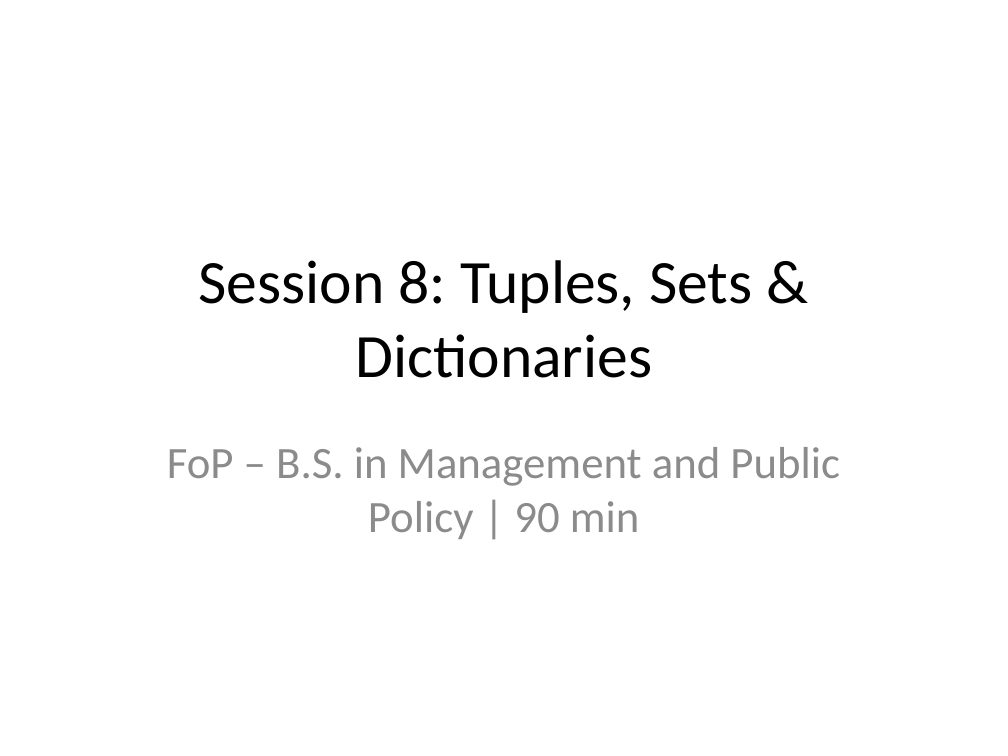
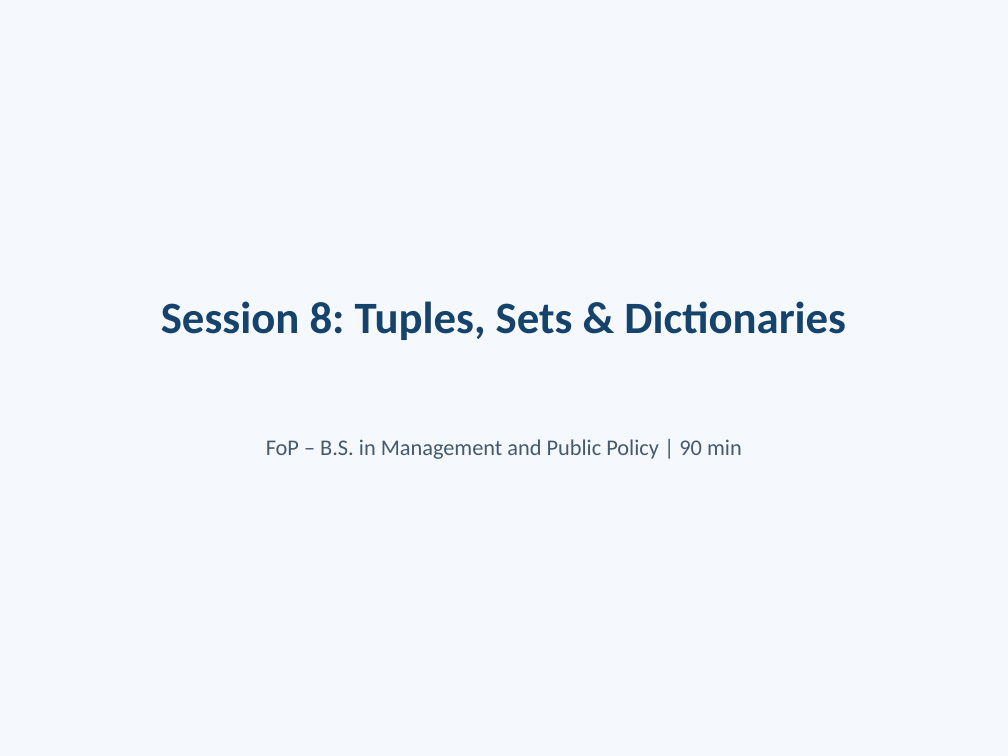
Before and after one commit to liveprasad/FoP_Sessions_8_9, a slide deck: slide 1 of Session8_Tuples_Sets_Dictionaries.pptx. Drawn at 1008x756 pixels with LibreOffice and Linux fonts; fonts in the diff are those of the drawing. Boxes give left, top, right and bottom in pixels: in the first picture for what was removed or moved away, otherwise in the second. Text is boxed around its words. In the diff, an @@ line names an element or a change of style, - is before the commit and + after.

```diff
--- a/Session8_Tuples_Sets_Dictionaries.pptx
+++ b/Session8_Tuples_Sets_Dictionaries.pptx
@@ background #FFFFFF to #F5F8FC @@
@@ title "Session 8: Tuples, Sets & ..." at (161, 301, 846, 340): size 44 to 32 pt, text colour #000000 to #15436C, bold on; more space between paragraphs @@
@@ subtitle "FoP – B.S. in Management ..." at (266, 439, 742, 459): size 32 to 16 pt, text colour #8C8C8C to #465A6E; more space between paragraphs @@
```
Also in this commit, not shown: 9 other slides changed, 2 other files.
